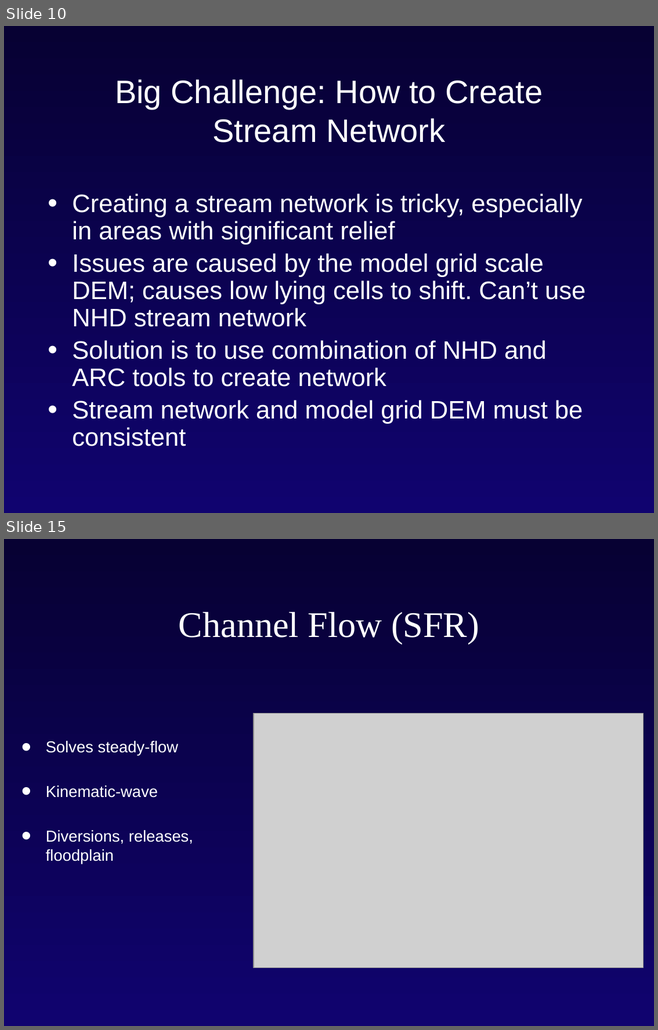
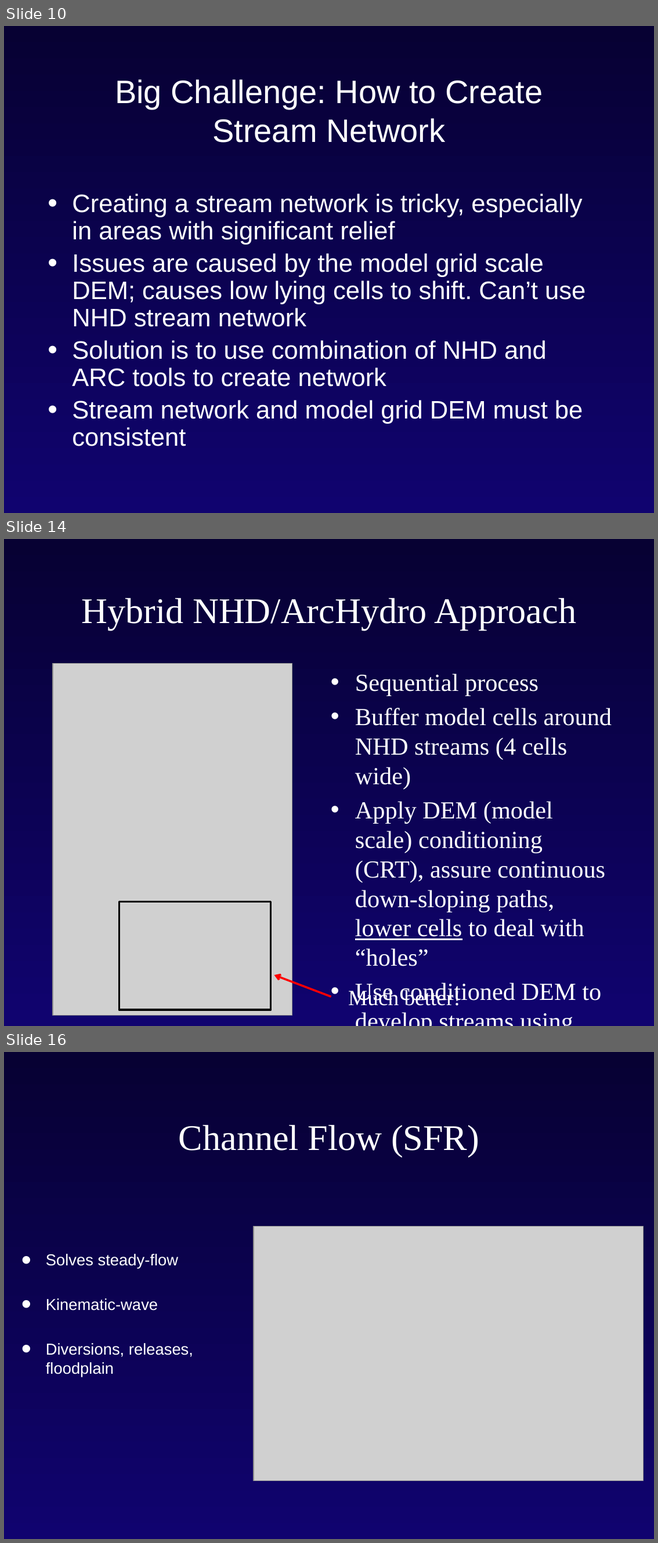
Before and after one commit to rniswon/gsflowID2447_classrepo, a slide deck: presentations/Niswonger/Intro_modflow_D.pptx. Shown one above the other, each under a label of ours: slides 10 and 15 before the commit, slides 10, 14 and 16 after it; the slides between them are not shown. The pictures are 658x1030 and 658x1543 pixels, drawn with LibreOffice and Linux fonts; fonts in the diff are those of the drawing; grey boxes stand for pictures; background and template pictures are left out. Boxes give left, top, right and bottom in pixels: in the first picture for what was removed or moved away, otherwise in the second. Text is boxed around its words. In the diff, an @@ line names an element or a change of style, - is before the commit and + after.

```diff
--- a/presentations/Niswonger/Intro_modflow_D.pptx
+++ b/presentations/Niswonger/Intro_modflow_D.pptx
@@ slide 14 added at (4,539,654,1026), background gradient #070133 to #10036F @@
@@ title added at (82,598,576,630), 40 pt, text #FFFFFF @@
+Hybrid NHD/ArcHydro Approach
@@ picture added at (53,664,292,1016) @@
@@ text added at (355,674,612,1005), 27.2 pt, text #FFFFFF @@
+• Sequential process
+• Buffer model cells around NHD streams (4 cells wide)
+• Apply DEM (model scale) conditioning (CRT), assure continuous down-sloping paths, lower cells to deal with “holes”
+• Use conditioned DEM to develop streams using ArcHydro (FD+FA)
@@ rectangle added at (119,901,270,1010), outline #000000 2.25 pt @@
@@ arrow added from (331, 997) to (274, 975), #FF0000 2.25 pt @@
@@ text added at (348,988,460,1006), 24 pt, text #FFFFFF @@
+Much better!
@@ what was slide 15 is now slide 16 @@
```
Also in this commit, not shown: 4 other slides added, 4 slides removed, 13 other files.
